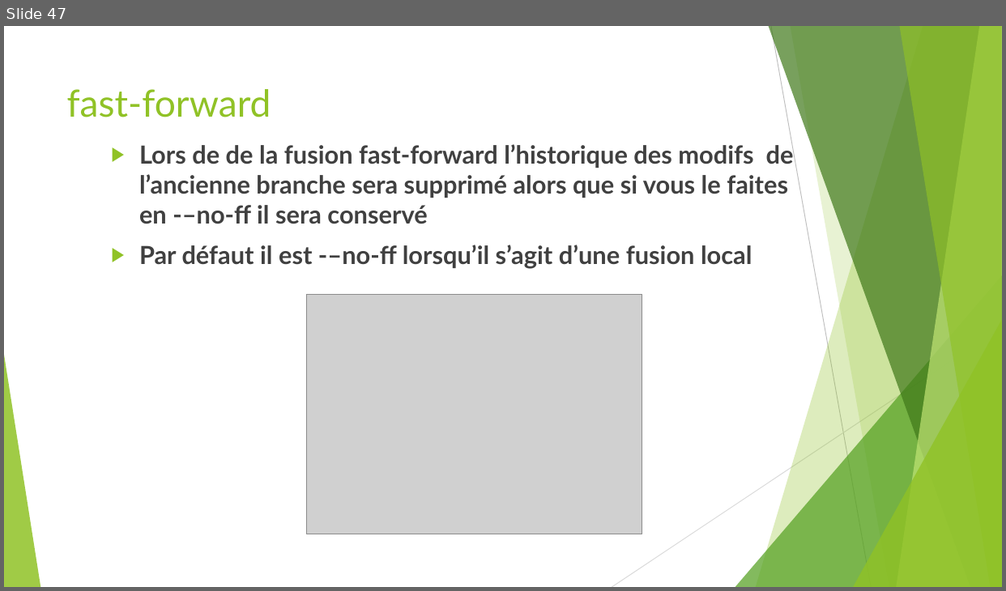
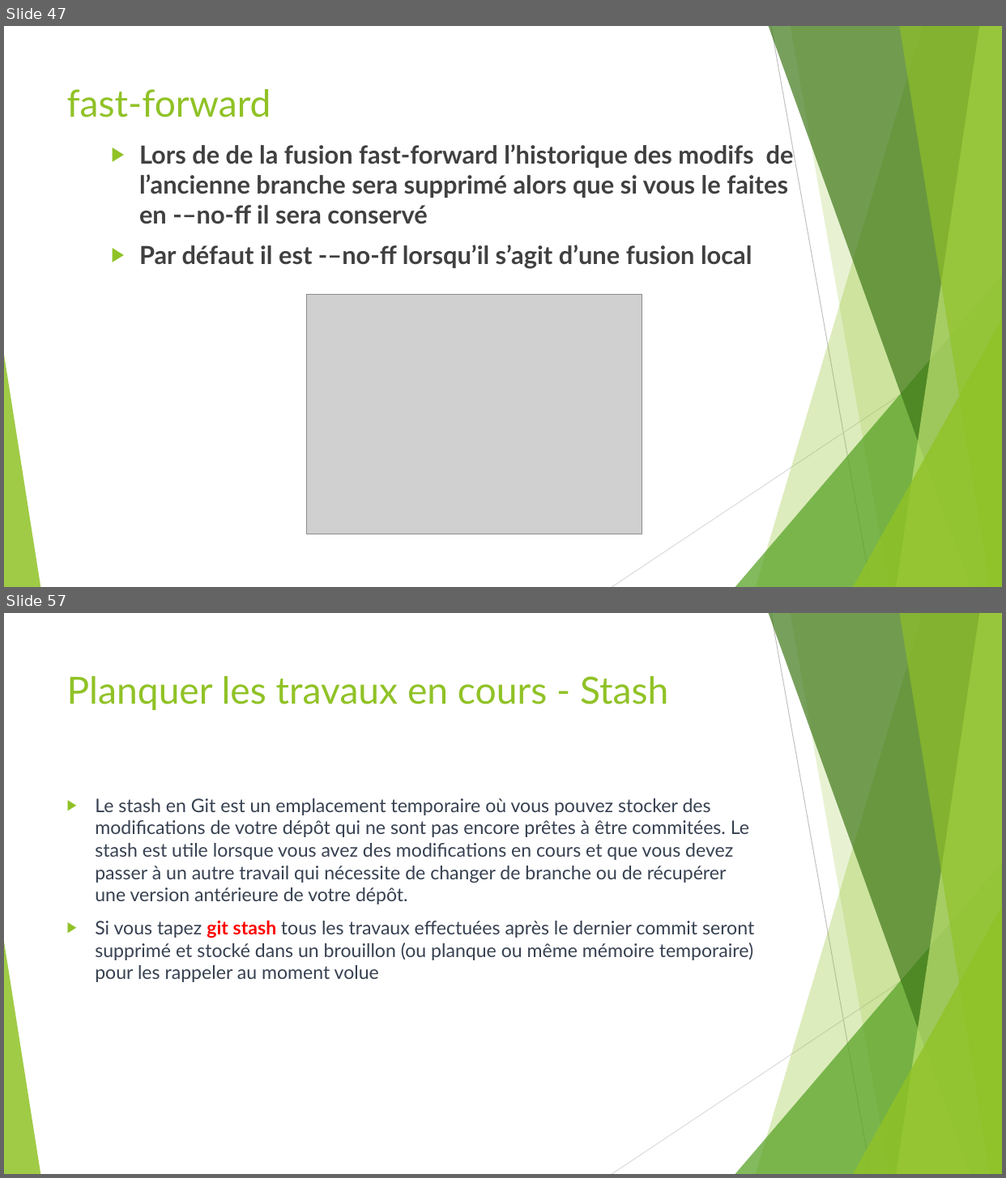
Before and after one commit to ousrah/DEV201, a slide deck: git/Formation Git.pptx. Shown one above the other, each under a label of ours: slide 47 before the commit, slides 47 and 57 after it; the slides between them are not shown. The pictures are 1006x591 and 1006x1178 pixels, drawn with LibreOffice and Linux fonts; fonts in the diff are those of the drawing; grey boxes stand for pictures. Boxes give left, top, right and bottom in pixels: in the first picture for what was removed or moved away, otherwise in the second. Text is boxed around its words. In the diff, an @@ line names an element or a change of style, - is before the commit and + after.

```diff
--- a/git/Formation Git.pptx
+++ b/git/Formation Git.pptx
@@ slide 57 added at (x1=4, y1=613, x2=1002, y2=1174), background #FFFFFF; not listed: 10 template elements that a slide beside it also shows @@
@@ title added at (x1=67, y1=676, x2=668, y2=710), 36 pt, text #90C226 @@
+Planquer les travaux en cours - Stash
@@ text added at (x1=95, y1=798, x2=754, y2=982), 18 pt, text #374151 @@
+▶ Le stash en Git est un emplacement temporaire où vous pouvez stocker des modifications de votre dépôt qui ne sont pas encore prêtes à être commitées. Le stash est utile lorsque vous avez des modifications en cours et que vous devez passer à un autre travail qui nécessite de changer de branche ou de récupérer une version antérieure de votre dépôt.
+▶ Si vous tapez git stash tous les travaux effectuées après le dernier commit seront supprimé et stocké dans un brouillon (ou planque ou même mémoire temporaire) pour les rappeler au moment volue
```
Also in this commit, not shown: 2 slides changed, 16 other slides added, 1 slide removed.
